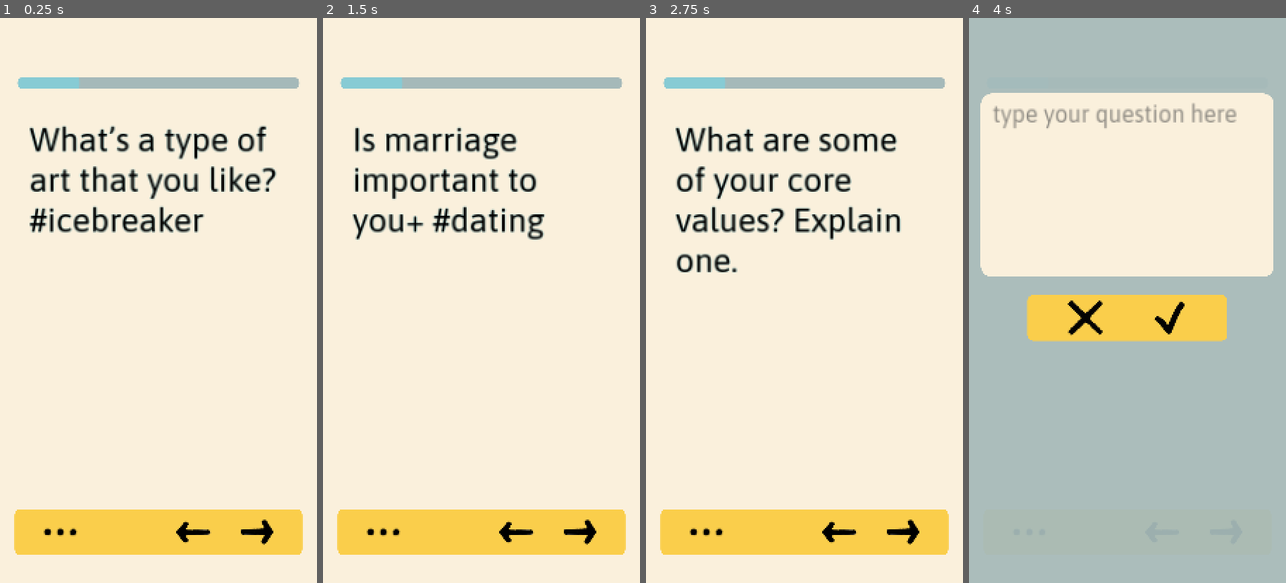
Above: before the commit, frames 1-4 (left to right).
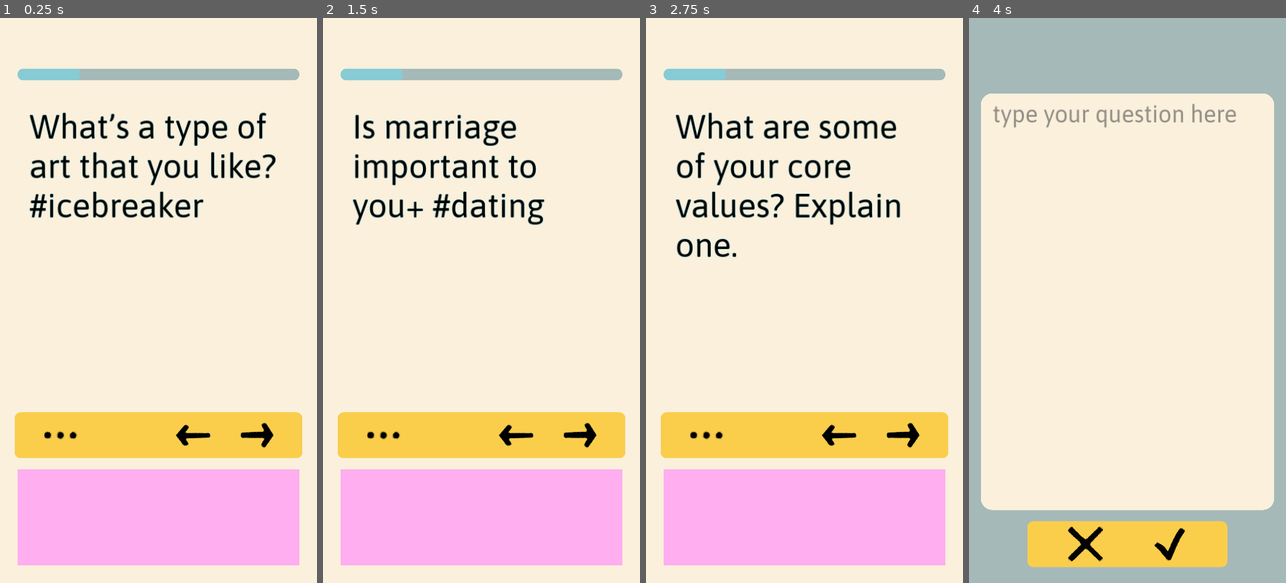
Above: after the commit, the same moments.

Repository: edoartworks/LifeCards
Game: Godot game, scene res://Game/screen_main.tscn
Same seed, same stepped clock (60 frames per second), same inputs: the game is played once before the commit and once after it.
Inputs (mouse positions are in pixels of both pictures, inside the frame that each line leads up to; where the layout moved, square brackets give the same spot in the first picture):
- Up to frame 1 (0.25 s): no input
- Up to frame 2 (1.5 s): click (579, 436) [579, 532] at 0.5 s; click (579, 436) [579, 532] at 1.25 s
- Up to frame 3 (2.75 s): click (902, 436) [902, 532] at 2 s
- Up to frame 4 (4 s): click (1029, 436) [1029, 532] at 2.75 s; click "Add custom question" at 3.5 s

The runs differ from the first frame. In frame 1, 32% of the frame differs, in the area x 4-96%, y 9-97%; in frame 2, 31%; in frame 3, 32%; in frame 4, 44%, in the area x 3-97%, y 13-98%.

Commit message:
Now add question mode adjust to height of keyboard

Diff:
--- a/Game/Global.gd
+++ b/Game/Global.gd
@@ -13,7 +13,7 @@
 	copy_questions_to_user_file()
 	load_questions()
 	# TODO: remove before shipping
-	set_half_resolution()
+	#set_half_resolution()
 
 
 func read_text_file(file_path) -> Array[String]:
@@ -73,5 +73,5 @@
 
 
 func debug(text):
-	DEBUG_LOG += text + "\n"
+	DEBUG_LOG += str(text) + "\n"
 	print(text)
--- a/Game/mode_add_q.gd
+++ b/Game/mode_add_q.gd
@@ -5,10 +5,23 @@
 
 @export var txted_add_question_path : NodePath
 var TXTED_ADD_QUESTION :TextEdit = null
+@export var cont_add_q_path : NodePath
+var CONT_ADD_QUESTION :Container = null
+
+var initial_cont_size_y
+var stop_adjusting_keyboard = false
+
+var has_v_keyboard = DisplayServer.has_feature(DisplayServer.FEATURE_VIRTUAL_KEYBOARD)
 
 func _ready() -> void:
 	TXTED_ADD_QUESTION = get_node(txted_add_question_path)
+	CONT_ADD_QUESTION = get_node(cont_add_q_path)
+	initial_cont_size_y = CONT_ADD_QUESTION.size.y
 
+
+func _process(_delta: float) -> void:
+	if has_v_keyboard:
+		_adjust_to_keyboard()
 
 func add_user_question(new_question) -> void:
 	var file = FileAccess.open(Global.QUESTIONS_USER_FILE_PATH, FileAccess.READ_WRITE)
@@ -26,9 +39,19 @@
 	Global.debug("Added question: " + new_question)
 
 
+func _adjust_to_keyboard() -> void:
+	var keyb_heigh = DisplayServer.virtual_keyboard_get_height()
+	if keyb_heigh > 0:
+		var new_size_y = initial_cont_size_y - keyb_heigh
+		CONT_ADD_QUESTION.set_size(Vector2(CONT_ADD_QUESTION.size.x, new_size_y))
+	else:
+		CONT_ADD_QUESTION.set_size(Vector2(CONT_ADD_QUESTION.size.x, initial_cont_size_y))
+
+
 func _on_btn_confirm_pressed() -> void:
 	var q_text: String = ""
 	q_text = TXTED_ADD_QUESTION.text.strip_edges()
+	# TODO: remove newlines inside
 	if q_text.is_empty():
 		Global.debug("Invalid question entered. Fix and try again")
 		return
--- a/Game/mode_add_q.tscn
+++ b/Game/mode_add_q.tscn
@@ -6,7 +6,7 @@
 [ext_resource type="Texture2D" uid="uid://cfveb17qyderm" path="res://Art/icon_confirm.png" id="4_upuil"]
 
 [sub_resource type="StyleBoxFlat" id="StyleBoxFlat_5mgnx"]
-bg_color = Color(0.6497, 0.73, 0.727323, 0.941176)
+bg_color = Color(0.647095, 0.726563, 0.723914, 1)
 
 [node name="add_q_mode" type="Control"]
 layout_mode = 3
@@ -17,7 +17,8 @@
 grow_vertical = 2
 theme = ExtResource("1_3pbqw")
 script = ExtResource("1_tx0tm")
-txted_add_question_path = NodePath("MarginContainer/cont_add_q/txted_add_question")
+txted_add_question_path = NodePath("cont_add_q/cont_v_main/txted_add_question")
+cont_add_q_path = NodePath("cont_add_q")
 
 [node name="BG" type="Panel" parent="."]
 layout_mode = 1
@@ -28,7 +29,7 @@
 grow_vertical = 2
 theme_override_styles/panel = SubResource("StyleBoxFlat_5mgnx")
 
-[node name="MarginContainer" type="MarginContainer" parent="."]
+[node name="cont_add_q" type="MarginContainer" parent="."]
 layout_mode = 1
 anchors_preset = 7
 anchor_left = 0.5
@@ -38,14 +39,16 @@
 offset_left = -540.0
 offset_top = -1664.0
 offset_right = 540.0
-offset_bottom = -832.0
+offset_bottom = -64.0
+grow_horizontal = 2
+grow_vertical = 0
 theme_override_constants/margin_left = 40
 theme_override_constants/margin_right = 40
 
-[node name="cont_add_q" type="VBoxContainer" parent="MarginContainer"]
+[node name="cont_v_main" type="VBoxContainer" parent="cont_add_q"]
 layout_mode = 2
 
-[node name="txted_add_question" type="TextEdit" parent="MarginContainer/cont_add_q"]
+[node name="txted_add_question" type="TextEdit" parent="cont_add_q/cont_v_main"]
 layout_mode = 2
 size_flags_horizontal = 3
 size_flags_vertical = 3
@@ -55,63 +58,65 @@
 caret_blink = true
 caret_multiple = false
 
-[node name="spacer3" type="Control" parent="MarginContainer/cont_add_q"]
+[node name="spacer3" type="Control" parent="cont_add_q/cont_v_main"]
+custom_minimum_size = Vector2(0, 40)
 layout_mode = 2
-size_flags_vertical = 3
-size_flags_stretch_ratio = 0.1
+size_flags_vertical = 8
 
-[node name="HBoxContainer" type="HBoxContainer" parent="MarginContainer/cont_add_q"]
+[node name="HBoxContainer" type="HBoxContainer" parent="cont_add_q/cont_v_main"]
 layout_mode = 2
 
-[node name="spacer4" type="Control" parent="MarginContainer/cont_add_q/HBoxContainer"]
+[node name="spacer4" type="Control" parent="cont_add_q/cont_v_main/HBoxContainer"]
 layout_mode = 2
 size_flags_horizontal = 3
 size_flags_stretch_ratio = 0.25
 
-[node name="cont_btns_bg" type="PanelContainer" parent="MarginContainer/cont_add_q/HBoxContainer"]
+[node name="cont_btns_bg" type="PanelContainer" parent="cont_add_q/cont_v_main/HBoxContainer"]
 layout_mode = 2
 size_flags_horizontal = 3
 
-[node name="cont_btns" type="HBoxContainer" parent="MarginContainer/cont_add_q/HBoxContainer/cont_btns_bg"]
+[node name="cont_btns" type="HBoxContainer" parent="cont_add_q/cont_v_main/HBoxContainer/cont_btns_bg"]
 layout_mode = 2
 
-[node name="spacer4" type="Control" parent="MarginContainer/cont_add_q/HBoxContainer/cont_btns_bg/cont_btns"]
+[node name="spacer4" type="Control" parent="cont_add_q/cont_v_main/HBoxContainer/cont_btns_bg/cont_btns"]
 custom_minimum_size = Vector2(0, 100)
 layout_mode = 2
 size_flags_horizontal = 3
 size_flags_stretch_ratio = 0.25
 
-[node name="btn_cancel" type="Button" parent="MarginContainer/cont_add_q/HBoxContainer/cont_btns_bg/cont_btns"]
+[node name="btn_cancel" type="Button" parent="cont_add_q/cont_v_main/HBoxContainer/cont_btns_bg/cont_btns"]
 layout_mode = 2
 theme = ExtResource("1_3pbqw")
 action_mode = 0
 icon = ExtResource("3_mnbnh")
 icon_alignment = 1
 
-[node name="spacer5" type="Control" parent="MarginContainer/cont_add_q/HBoxContainer/cont_btns_bg/cont_btns"]
+[node name="spacer5" type="Control" parent="cont_add_q/cont_v_main/HBoxContainer/cont_btns_bg/cont_btns"]
 custom_minimum_size = Vector2(0, 100)
 layout_mode = 2
 size_flags_horizontal = 3
 size_flags_stretch_ratio = 0.3
 
-[node name="btn_confirm" type="Button" parent="MarginContainer/cont_add_q/HBoxContainer/cont_btns_bg/cont_btns"]
+[node name="btn_confirm" type="Button" parent="cont_add_q/cont_v_main/HBoxContainer/cont_btns_bg/cont_btns"]
 layout_mode = 2
 theme = ExtResource("1_3pbqw")
 action_mode = 0
 icon = ExtResource("4_upuil")
 icon_alignment = 1
 
-[node name="spacer6" type="Control" parent="MarginContainer/cont_add_q/HBoxContainer/cont_btns_bg/cont_btns"]
+[node name="spacer6" type="Control" parent="cont_add_q/cont_v_main/HBoxContainer/cont_btns_bg/cont_btns"]
 custom_minimum_size = Vector2(0, 100)
 layout_mode = 2
 size_flags_horizontal = 3
 size_flags_stretch_ratio = 0.25
 
-[node name="spacer5" type="Control" parent="MarginContainer/cont_add_q/HBoxContainer"]
+[node name="spacer5" type="Control" parent="cont_add_q/cont_v_main/HBoxContainer"]
 custom_minimum_size = Vector2(0, 100)
 layout_mode = 2
 size_flags_horizontal = 3
 size_flags_stretch_ratio = 0.25
 
-[connection signal="pressed" from="MarginContainer/cont_add_q/HBoxContainer/cont_btns_bg/cont_btns/btn_cancel" to="." method="_on_btn_cancel_pressed"]
-[connection signal="pressed" from="MarginContainer/cont_add_q/HBoxContainer/cont_btns_bg/cont_btns/btn_confirm" to="." method="_on_btn_confirm_pressed"]
+[connection signal="focus_entered" from="cont_add_q/cont_v_main/txted_add_question" to="." method="_on_txted_add_q_focus_entered"]
+[connection signal="focus_exited" from="cont_add_q/cont_v_main/txted_add_question" to="." method="_on_txted_add_q_focus_exited"]
+[connection signal="pressed" from="cont_add_q/cont_v_main/HBoxContainer/cont_btns_bg/cont_btns/btn_cancel" to="." method="_on_btn_cancel_pressed"]
+[connection signal="pressed" from="cont_add_q/cont_v_main/HBoxContainer/cont_btns_bg/cont_btns/btn_confirm" to="." method="_on_btn_confirm_pressed"]
--- a/Game/mode_card.tscn
+++ b/Game/mode_card.tscn
@@ -130,7 +130,6 @@
 layout_mode = 2
 
 [node name="cont_debug_log" type="ScrollContainer" parent="cont_safe_area/VBoxContainer"]
-visible = false
 custom_minimum_size = Vector2(0, 100)
 layout_mode = 2
 size_flags_vertical = 3
--- a/Game/screen_main.gd
+++ b/Game/screen_main.gd
@@ -5,12 +5,14 @@
 @export var mode_menu: NodePath
 var add_question_layer: Node = null
 var menu_layer: Node = null
+var mode_add_q_node: Node = null
+
 
 
 func _ready():
 	# Connect signals
 	var mode_card_node = get_node(mode_card_path)
-	var mode_add_q_node = get_node(mode_add_q_path)
+	mode_add_q_node = get_node(mode_add_q_path)
 	var mode_menu_node = get_node(mode_menu)
 	add_question_layer = mode_add_q_node.get_parent()
 	menu_layer = mode_menu_node.get_parent()
@@ -18,13 +20,18 @@
 	mode_add_q_node.connect("close_add_q_UI", _on_close_add_q_UI)
 	mode_card_node.connect("show_menu", _on_show_menu)
 
+	mode_add_q_node.set_process(false)
 
 func _on_show_add_question():
+	ProjectSettings.set_setting("application/run/low_processor_mode", false)
+	mode_add_q_node.set_process(true)
 	add_question_layer.visible = true
 	menu_layer.visible = false
 
 
 func _on_close_add_q_UI():
+	ProjectSettings.set_setting("application/run/low_processor_mode", true)
+	mode_add_q_node.set_process(false)
 	add_question_layer.visible = false
 
 
--- a/project.godot
+++ b/project.godot
@@ -35,6 +35,7 @@
 [input_devices]
 
 pointing/emulate_touch_from_mouse=true
+pointing/android/enable_long_press_as_right_click=true
 
 [rendering]
 
Not shown, changed: Exports/lifecards.apk
Not shown, changed: Exports/lifecards.apk.idsig
